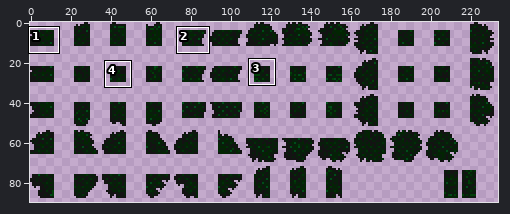
One commit to this sprite sheet: Sources/Modules/Minortopography/GiantPinetree/TilesAndWalls/PineLeavesWall.png. The picture above shows the old version from afar; the outline marks the close-up.
Close-up. Before the commit:
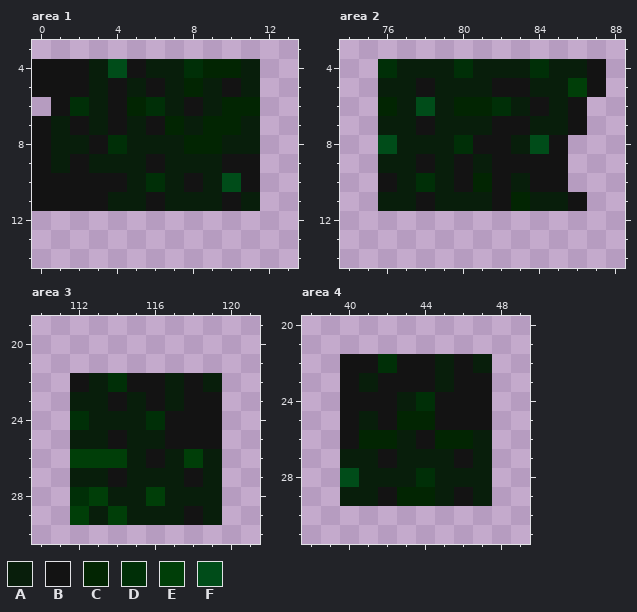
The file is 468x180 pixels, drawn in blocks of 2x2; one block is one cell here. Colours within 5 levels of each other are drawn and written as one. Shown: area 1: x 0..13, y 3..14; area 2: x 74..88, y 3..14; area 3: x 110..121, y 19..30; area 4: x 38..49, y 20..31. The commit also changed other parts of the picture, which this record leaves out.
Palette (. is transparent): A #081e0b  B #131313  C #022502  D #002f07  E #003e08  F #004c19
The same view after the edit:
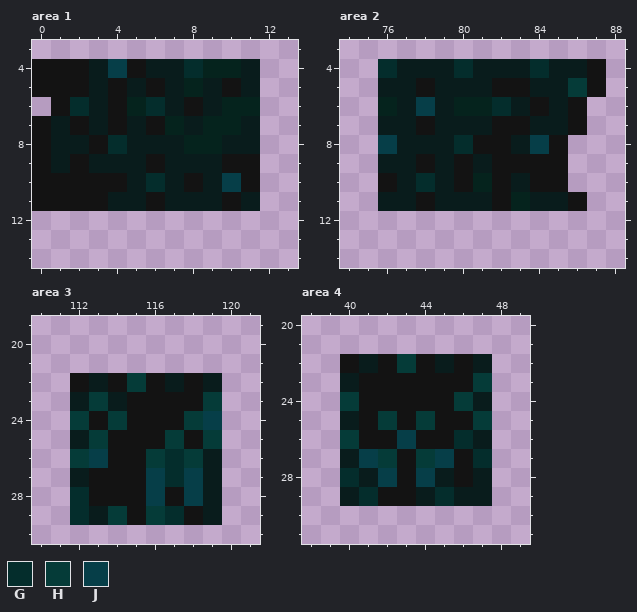
Colours new in this view: G #042d2c  H #053b38  J #063e48
From old to new:
{"colour":"A","old":"#081e0b","new":"#091c1c"}
{"colour":"C","old":"#022502","new":"#05231d"}
{"where": "area 1"}
{"y":4,"x":4,"old":"F","new":"J"}
{"y":4,"x":8,"old":"D","new":"G"}
{"y":6,"x":2,"old":"D","new":"G"}
{"y":6,"x":6,"old":"D","new":"G"}
{"y":8,"x":4,"old":"D","new":"G"}
{"y":10,"x":6,"old":"D","new":"G"}
{"y":10,"x":10,"old":"F","new":"J"}
{"where": "area 2"}
{"y":4,"x":76,"old":"D","new":"G"}
{"y":4,"x":80,"old":"D","new":"G"}
{"y":4,"x":84,"old":"D","new":"G"}
{"y":5,"x":86,"old":"E","new":"H"}
{"y":6,"x":78,"old":"F","new":"J"}
{"y":6,"x":82,"old":"D","new":"G"}
{"y":8,"x":76,"old":"F","new":"J"}
{"y":8,"x":80,"old":"D","new":"G"}
{"y":8,"x":84,"old":"F","new":"J"}
{"y":10,"x":78,"old":"D","new":"G"}
{"where": "area 3"}
{"y":22,"x":114,"old":"DB","new":"BH"}
{"y":23,"x":113,"old":"ABA","new":"HAB"}
{"y":23,"x":117,"old":"A","new":"B"}
{"y":23,"x":119,"old":"B","new":"H"}
{"y":24,"x":112,"old":"DAAAD","new":"HBHBB"}
{"y":24,"x":118,"old":"BB","new":"HJ"}
{"y":25,"x":113,"old":"A","new":"H"}
{"y":25,"x":115,"old":"AAB","new":"BBH"}
{"y":25,"x":119,"old":"B","new":"H"}
{"y":26,"x":112,"old":"EEEABAE","new":"HJBBHGH"}
{"y":27,"x":113,"old":"A","new":"B"}
{"y":27,"x":115,"old":"AAAB","new":"BJGJ"}
{"y":28,"x":112,"old":"DEAAEAA","new":"GBBBJBJ"}
{"y":29,"x":112,"old":"E","new":"G"}
{"y":29,"x":114,"old":"EAAA","new":"HBHG"}
{"where": "area 4"}
{"y":22,"x":41,"old":"BDB","new":"ABH"}
{"y":23,"x":40,"old":"BA","new":"AB"}
{"y":23,"x":45,"old":"A","new":"B"}
{"y":23,"x":47,"old":"B","new":"H"}
{"y":24,"x":40,"old":"B","new":"H"}
{"y":24,"x":43,"old":"AD","new":"BB"}
{"y":24,"x":46,"old":"BB","new":"HA"}
{"y":25,"x":40,"old":"BABCC","new":"ABHBH"}
{"y":25,"x":47,"old":"B","new":"H"}
{"y":26,"x":40,"old":"BCCA","new":"HBBJ"}
{"y":26,"x":45,"old":"CC","new":"BG"}
{"y":27,"x":41,"old":"ABAAA","new":"JHBHJ"}
{"y":27,"x":47,"old":"A","new":"G"}
{"y":28,"x":40,"old":"F","new":"G"}
{"y":28,"x":42,"old":"AAD","new":"JBJ"}
{"y":28,"x":46,"old":"A","new":"B"}
{"y":29,"x":41,"old":"A","new":"G"}
{"y":29,"x":43,"old":"CCAB","new":"BAGA"}
{"label":"changed","picture_box":[51,59,260,211]}
{"label":"changed","picture_box":[378,59,587,211]}
{"label":"changed","picture_box":[70,373,222,525]}
{"label":"changed","picture_box":[340,354,492,506]}
